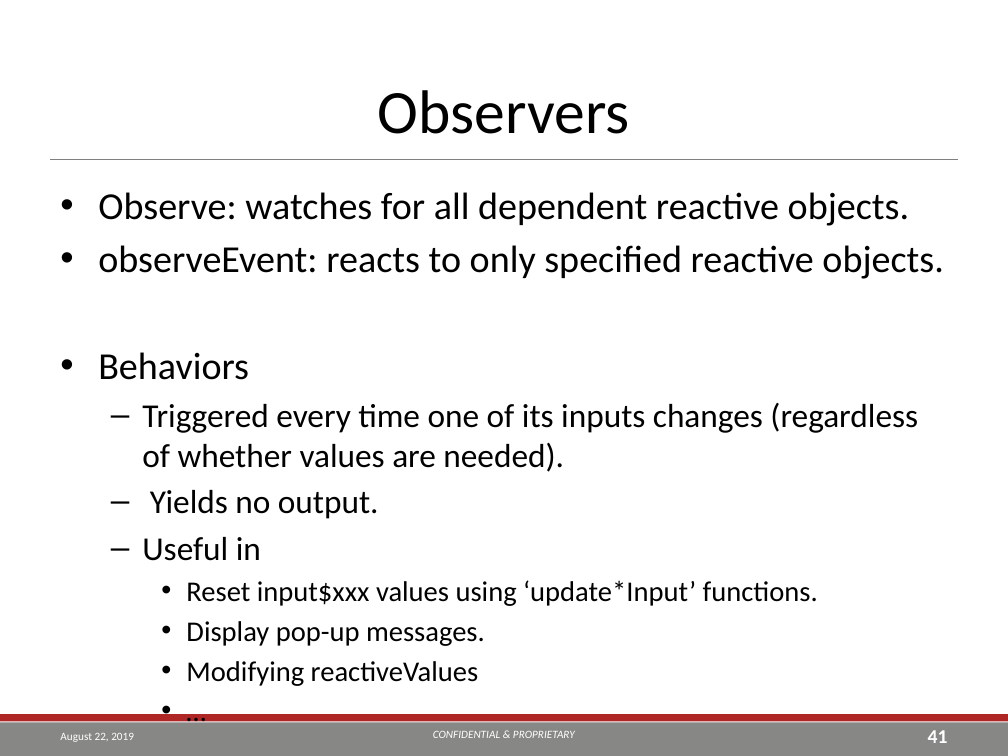
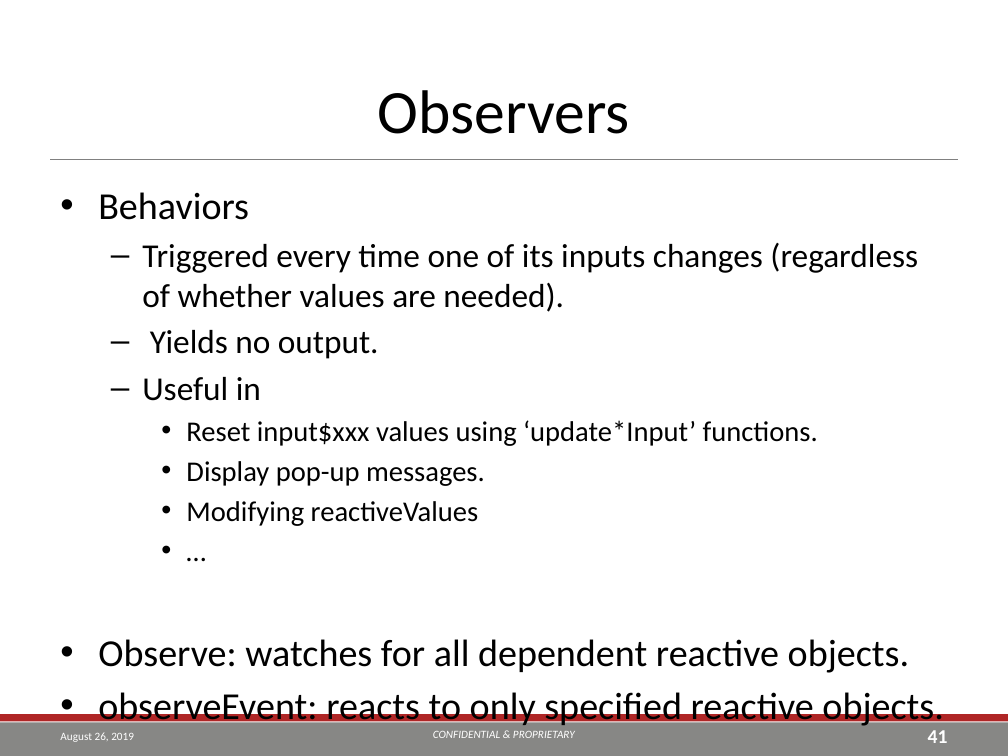
Before and after one commit to TEA-Analytics/ShinyWorkshop, a slide deck: slide 41 of Day 1.pptx. Drawn at 1008x756 pixels with LibreOffice and Linux fonts; fonts in the diff are those of the drawing; background and template pictures are left out. Boxes give left, top, right and bottom in pixels: in the first picture for what was removed or moved away, otherwise in the second. Text is boxed around its words. In the diff, an @@ line names an element or a change of style, - is before the commit and + after.

```diff
--- a/Day 1.pptx
+++ b/Day 1.pptx
@@ text at box(98, 192, 943, 279): paragraphs removed @@
-• Observe: watches for all dependent reactive objects.
-• observeEvent: reacts to only specified reactive objects.
@@ text at box(98, 639, 943, 728): paragraphs added @@
+• Observe: watches for all dependent reactive objects.
+• observeEvent: reacts to only specified reactive objects.
```
Also in this commit, not shown: 59 other slides changed, 5 other files.
